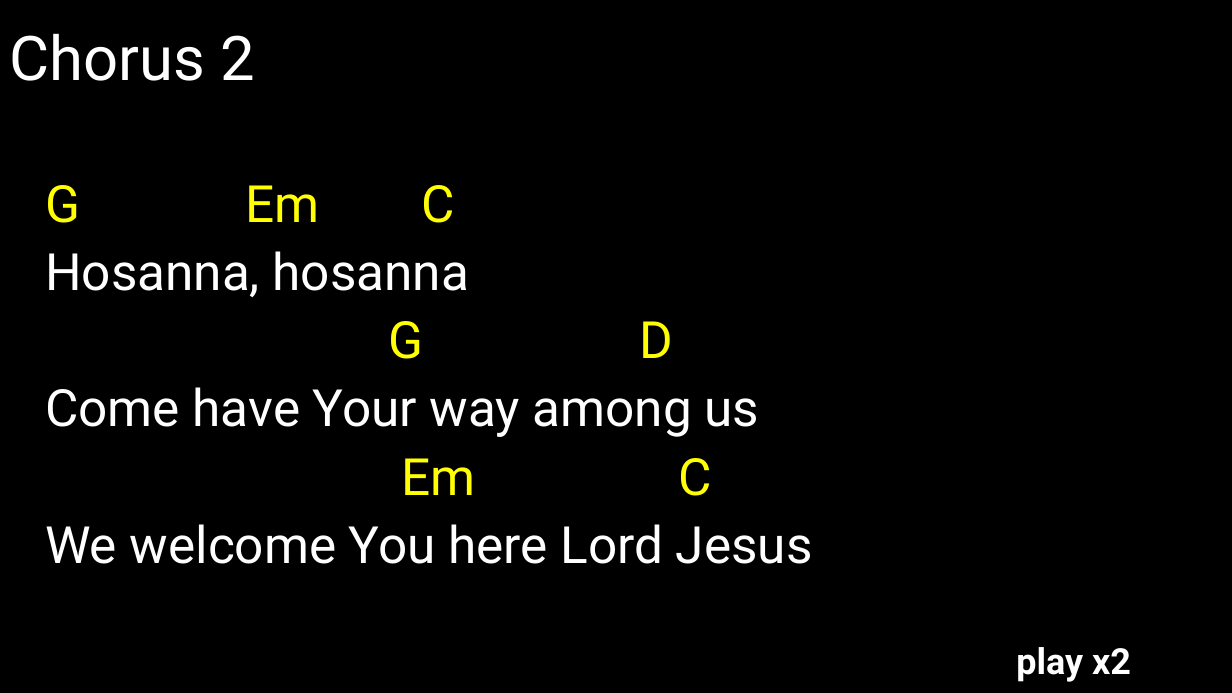
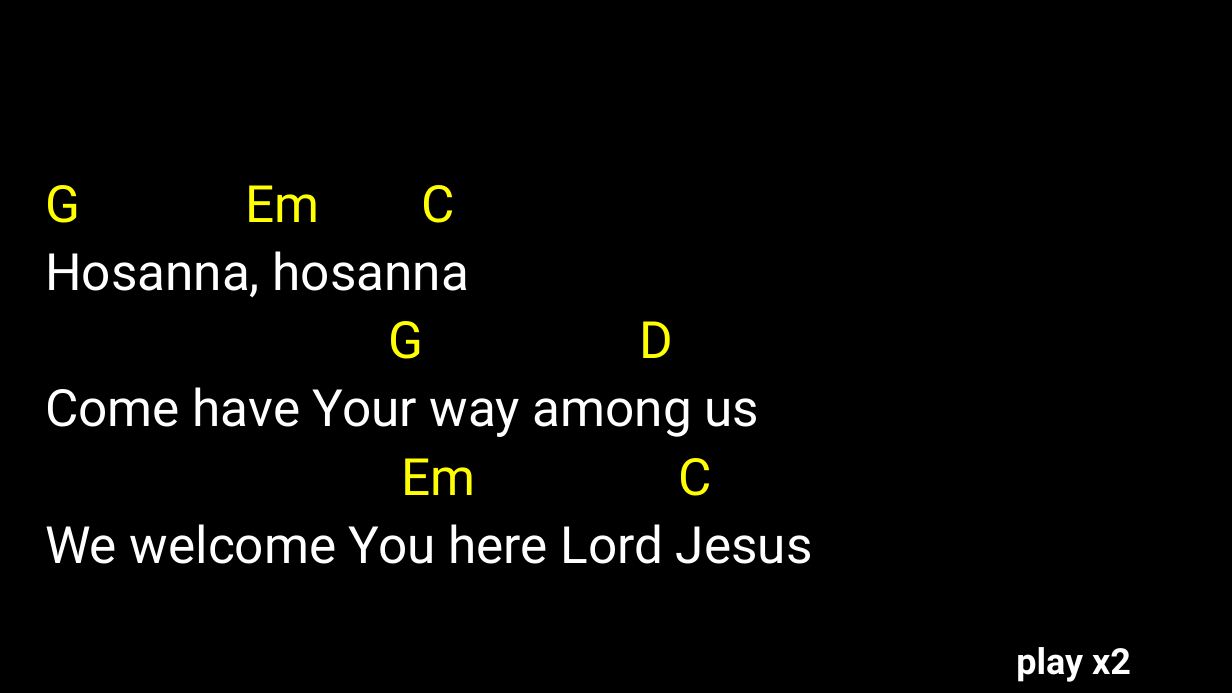
Before and after one commit to kendall412/worship, a slide deck: slide 11 of Hosanna (Praise is Rising)-CH.pptx (slide 12 before the commit). Drawn at 1232x693 pixels with LibreOffice and Linux fonts; fonts in the diff are those of the drawing. Boxes give left, top, right and bottom in pixels: in the first picture for what was removed or moved away, otherwise in the second. Text is boxed around its words. In the diff, an @@ line names an element or a change of style, - is before the commit and + after.

```diff
--- a/Hosanna (Praise is Rising)-CH.pptx
+++ b/Hosanna (Praise is Rising)-CH.pptx
@@ title removed at (9, 33, 255, 81) @@
-Chorus 2
```
Also in this commit, not shown: 9 other slides changed, 1 slide added, 2 slides removed, 7 other files.
